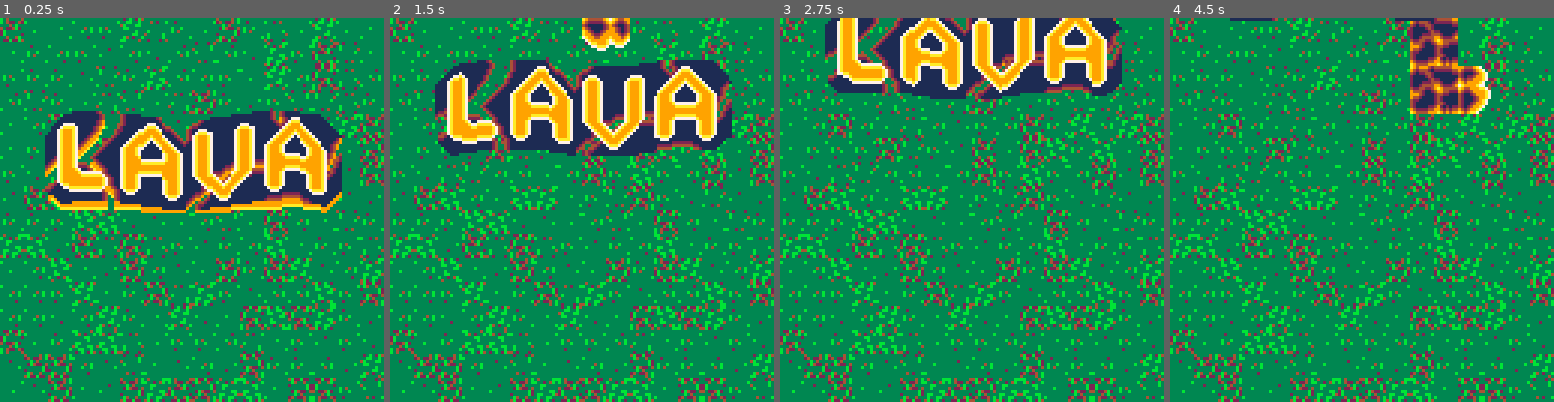
Above: before the commit, frames 1-4 (left to right).
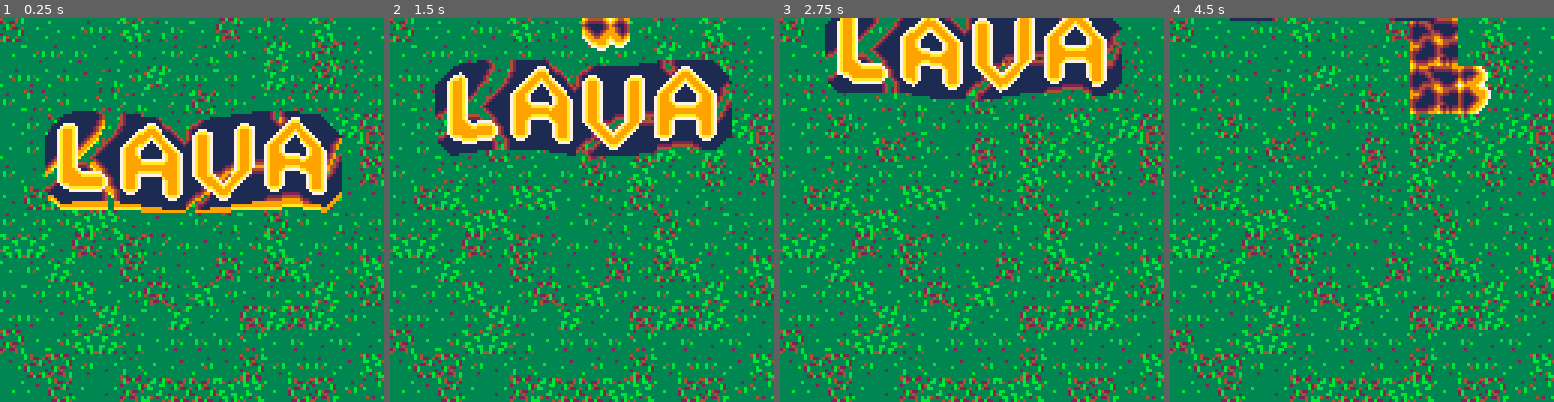
Above: after the commit, the same moments.

Repository: FreeCodeCampGuam/LavaFlow
Game: PICO-8 cartridge lavaflow.p8
The game is run twice, just before and just after one commit, with the same random seed, the same clock (stepped at 60 frames per second) and the same inputs.
Inputs:
- Up to frame 1 (0.25 s): no input
- Up to frame 2 (1.5 s): tap X (X key) at 0.33, 1.07 s; tap O (Z key) at 0.7 s
- Up to frame 3 (2.75 s): hold Right 1.6-2.1 s; tap O (Z key) at 1.7, 2.1, 2.5 s; tap X (X key) at 1.85 s; hold Up 2.15-2.42 s; hold Right from 2.47 s (still down)
- Up to frame 4 (4.5 s): tap O (Z key) every 0.4 s from 2.9 to 4.1 s; tap X (X key) at 2.97, 4.08 s; release Right at 3.03 s; hold Left 3.08-3.58 s; hold Down 3.63-3.97 s; hold Right from 4.02 s (still down)

The runs differ from the first frame. In frame 1, 18% of the frame differs, in the area x 0-100%, y 0-100%; in frame 2, 19%; in frame 3, 20%; in frame 4, 23%.

Commit message:
[things] spawn things and fixes

Diff:
--- a/lavaflow.p8
+++ b/lavaflow.p8
@@ -27,7 +27,7 @@
 lava = {}
 lava2 = {}
 
-types = {plant,person,house,rock}
+types = {"plant","person","house","rock"}
 
 --title globals--
 banner = {}
@@ -605,7 +605,6 @@
 
 function createrow(spawn_chance)               --creates particular row, each tiles has own color
  spawn_chance = spawn_chance or 0
- spawn = weighted_choice(spawn_chance)
  obts_left = flr(mapw/2)
  local row = {}
   for c = 1,mapw do
@@ -660,7 +659,7 @@
  for change = 1,(#mappy-1) do
   mappy[change] = mappy[change + 1]
  end
- mappy[#mappy] = createrow()
+ mappy[#mappy] = createrow(15/maprate)
 end
 
 function drawtile(c,r,tile)             --draws the tile
@@ -669,8 +668,7 @@
  bg = tile.bg
  draw_bg(x,y,bg)
  if tile.thing then
-  draw_disregard_cam(tile.thing.draw,
-                     x,y,tile.thing)
+  tile.thing.draw(x,y,tile.thing)
  end
 end
 
